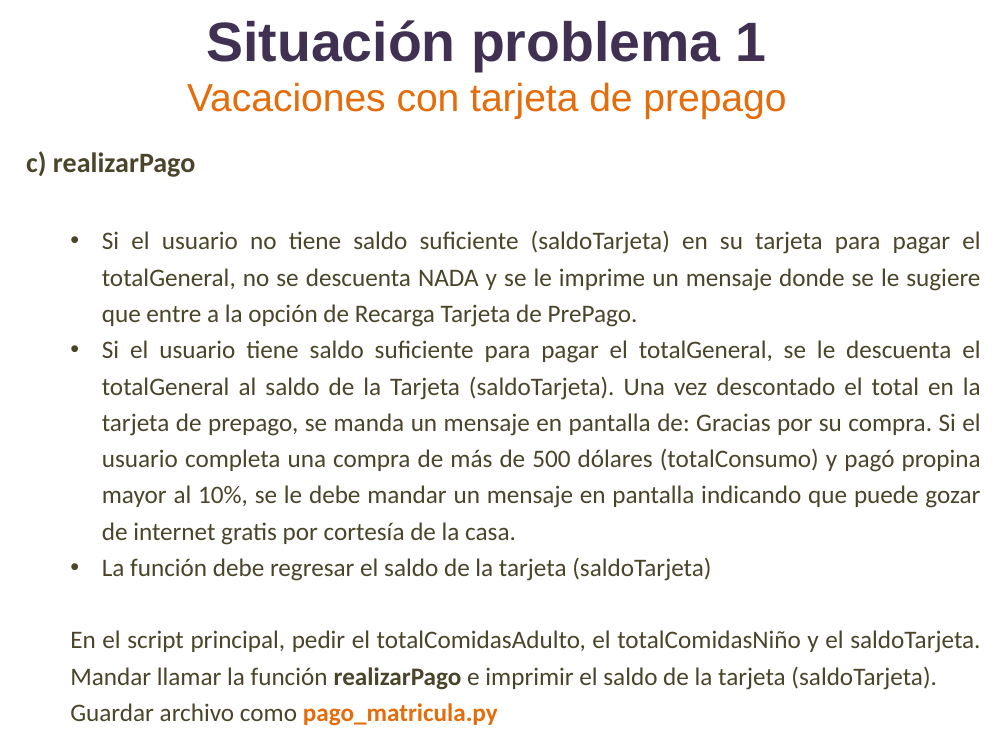
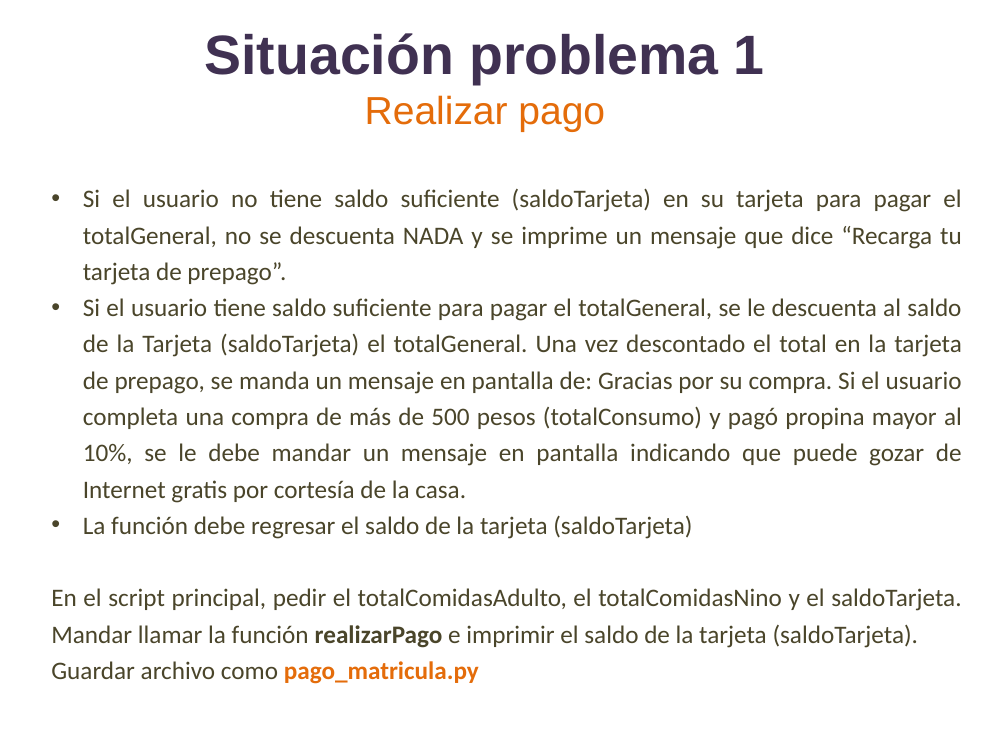
Before and after one commit to lizetheP/PensamientoC, a slide deck: slide 12 of Calendario2019/Presentaciones/Semana2/SITUACION1_F.pptx. Drawn at 1008x756 pixels with LibreOffice and Linux fonts; fonts in the diff are those of the drawing. Boxes give left, top, right and bottom in pixels: in the first picture for what was removed or moved away, otherwise in the second. Text is boxed around its words. In the diff, an @@ line names an element or a change of style, - is before the commit and + after.

```diff
--- a/Calendario2019/Presentaciones/Semana2/SITUACION1_F.pptx
+++ b/Calendario2019/Presentaciones/Semana2/SITUACION1_F.pptx
@@ title at (205, 33, 765, 132): text changed; size 27.9 to 39.6 pt; text colour #E46C0A to #403152; bold on @@
-Situación problema 1
-Vacaciones con tarjeta de prepago
+Situación problema 1
+Realizar pago
@@ text "Si el usuario no tiene ...": place and size @@
-text "Si el usuario no tiene ..." at (26, 151, 981, 726)
+text "Si el usuario no tiene ..." at (51, 188, 962, 684)
@@ text at (83, 188, 962, 503): text changed @@
-c) realizarPago
-  • Si el usuario no tiene saldo suficiente (saldoTarjeta) en su tarjeta para pagar el totalGeneral, no se descuenta NADA y se le imprime un mensaje donde se le sugiere que entre a la opción de Recarga Tarjeta de PrePago.
-  • Si el usuario tiene saldo suficiente para pagar el totalGeneral, se le descuenta el totalGeneral al saldo de la Tarjeta (saldoTarjeta). Una vez descontado el total en la tarjeta de prepago, se manda un mensaje en pantalla de: Gracias por su compra. Si el usuario completa una compra de más de 500 dólares (totalConsumo) y pagó propina mayor al 10%, se le debe mandar un mensaje en pantalla indicando que puede gozar de internet gratis por cortesía de la casa.
+  • Si el usuario no tiene saldo suficiente (saldoTarjeta) en su tarjeta para pagar el totalGeneral, no se descuenta NADA y se imprime un mensaje que dice “Recarga tu tarjeta de prepago”.
+  • Si el usuario tiene saldo suficiente para pagar el totalGeneral, se le descuenta al saldo de la Tarjeta (saldoTarjeta) el totalGeneral. Una vez descontado el total en la tarjeta de prepago, se manda un mensaje en pantalla de: Gracias por su compra. Si el usuario completa una compra de más de 500 pesos (totalConsumo) y pagó propina mayor al 10%, se le debe mandar un mensaje en pantalla indicando que puede gozar de Internet gratis por cortesía de la casa.
@@ text at (51, 588, 961, 648): text changed @@
-  En el script principal, pedir el totalComidasAdulto, el totalComidasNiño y el saldoTarjeta. Mandar llamar la función realizarPago e imprimir el saldo de la tarjeta (saldoTarjeta).
+  En el script principal, pedir el totalComidasAdulto, el totalComidasNino y el saldoTarjeta. Mandar llamar la función realizarPago e imprimir el saldo de la tarjeta (saldoTarjeta).
```
Also in this commit, not shown: 7 other slides changed, 5 slides added, 1 other file.
